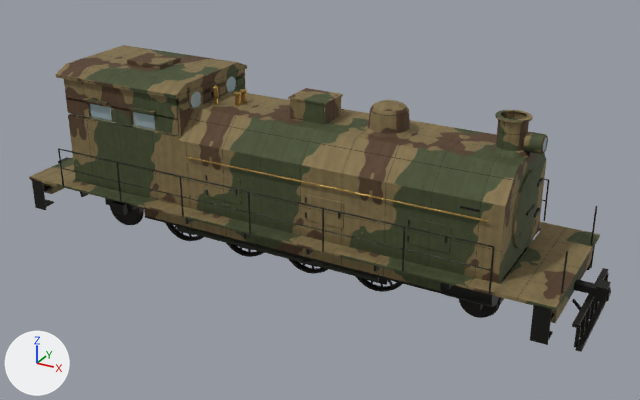
What one commit did to the Blender file assets/blender/locomotive.blend.
The view is the same before and after, from a 50 mm camera at (9.84, -16.59, 9.83) aimed at (0.68, 0.06, 1.51). Lighting does not change. The marker at lower left points along +X, +Y and +Z. The first picture is the older version.

Script lines for the objects in view, before the commit:
```python
ob_boilercasing = bpy.data.objects.new('BoilerCasing', me_boilercasing)
ob_boilercasing.parent = ob_locomotive
ob_boilercasing.location = (0.0, 0.0, 0.0)
ob_cab = bpy.data.objects.new('Cab', me_cab)
ob_cab.parent = ob_locomotive
ob_cab.location = (0.0, 0.0, 0.0)
ob_frame = bpy.data.objects.new('Frame', me_frame)
ob_frame.parent = ob_locomotive
ob_frame.location = (0.0, 0.0, 0.0)
ob_rivets = bpy.data.objects.new('Rivets', me_rivets)
ob_rivets.parent = ob_locomotive
ob_rivets.location = (0.0, 0.0, 0.0)
ob_walkways = bpy.data.objects.new('Walkways', me_walkways)
ob_walkways.parent = ob_locomotive
ob_walkways.location = (0.0, 0.0, 0.0)
```
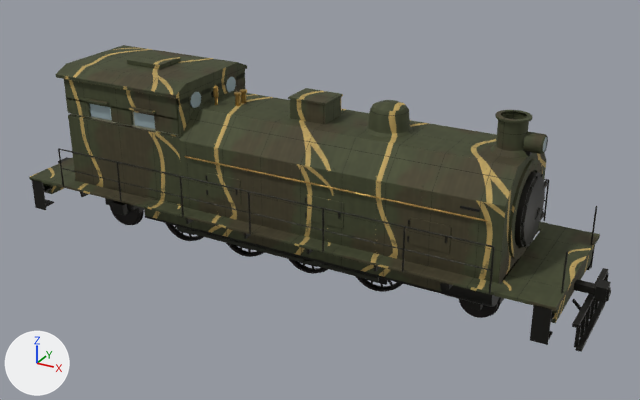
Location of each change, (x1, y1, x2, y2) in pixels of the pictures (640 x 400 px):
```json
{"object": "BoilerCasing", "change": "surface changed, reshaped", "before": [179, 85, 548, 283], "after": [179, 85, 548, 283]}
{"object": "Cab", "change": "surface changed", "before": [55, 45, 247, 205], "after": [55, 45, 247, 205]}
{"object": "Walkways", "change": "surface changed", "before": [29, 151, 600, 324], "after": [29, 151, 600, 324]}
{"object": "Frame", "change": "surface changed", "before": [43, 183, 593, 323], "after": [43, 183, 593, 323]}
{"object": "Rivets", "change": "surface changed", "before": [70, 81, 507, 279], "after": [70, 81, 507, 279]}
{"part": 1, "of": "me_boilercasing", "change": "built on", "before": [512, 170, 544, 248], "after": [508, 159, 545, 259]}
```

Scene script edits in JSON lines:
```json
{"op": "add", "block": "img_armor_camo_1934_png", "code": ["img_armor_camo_1934_png = load_image('armor_camo_1934.png', '../textures/armor_camo_1934.png', 1024, 1024, 'sRGB')"]}
{"op": "set", "path": "mat_armor.texture", "old": "img_armor_camo_png", "new": "img_armor_camo_1934_png"}
{"block": "me_boilercasing", "where": "# used by ob_boilercasing; parent = ob_locomotive; location = (0.0, 0.0, 0.0)"}
{"op": "remove", "block": "me_boilercasing", "code": "me_boilercasing.from_pydata(...)  # 1077 vertices, 923 faces; spans x -2.2..5.78, y -1.45..1.59, z 1.25..4.3"}
{"op": "add", "block": "me_boilercasing", "code": "me_boilercasing.from_pydata(...)  # 2094 vertices, 1774 faces; spans x -2.2..5.83, y -1.45..1.66, z 0.9..4.3"}
{"block": "me_boilercasing", "change": "me_boilercasing part 1: 113 vertices removed from x 5.55..5.62, y -0.82..0.88, z 1.53..3.17; 576 vertices added at x 5.48..5.83, y -1.05..1.05, z 1.3..3.4"}
{"block": "me_boilercasing", "change": "other edits to the shape of me_boilercasing do not show in these pictures"}
{"op": "add", "block": "me_boilercasing", "code": "me_boilercasing.materials.append(mat_copper)  # brown #9a5a36"}
```
